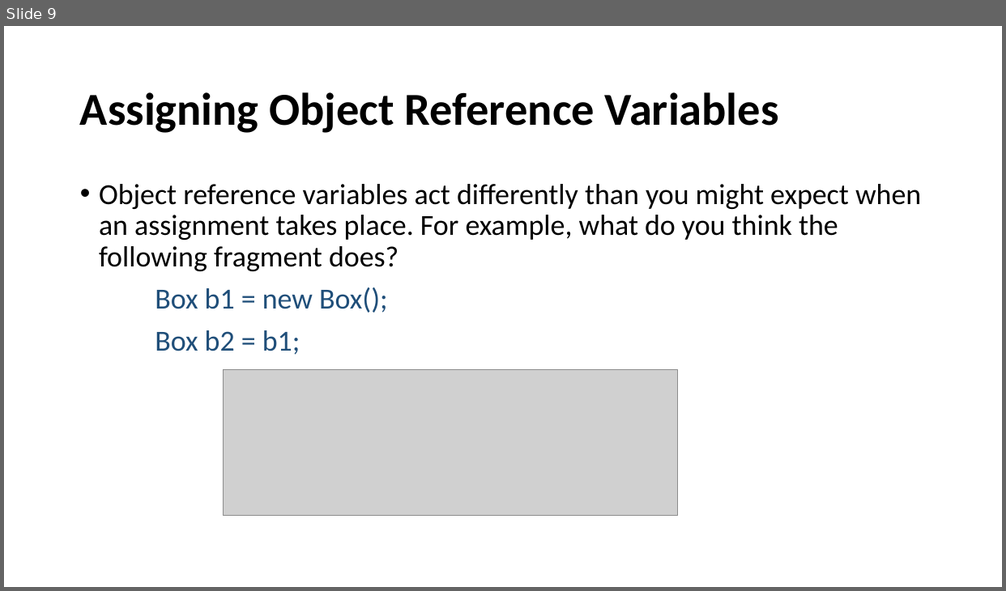
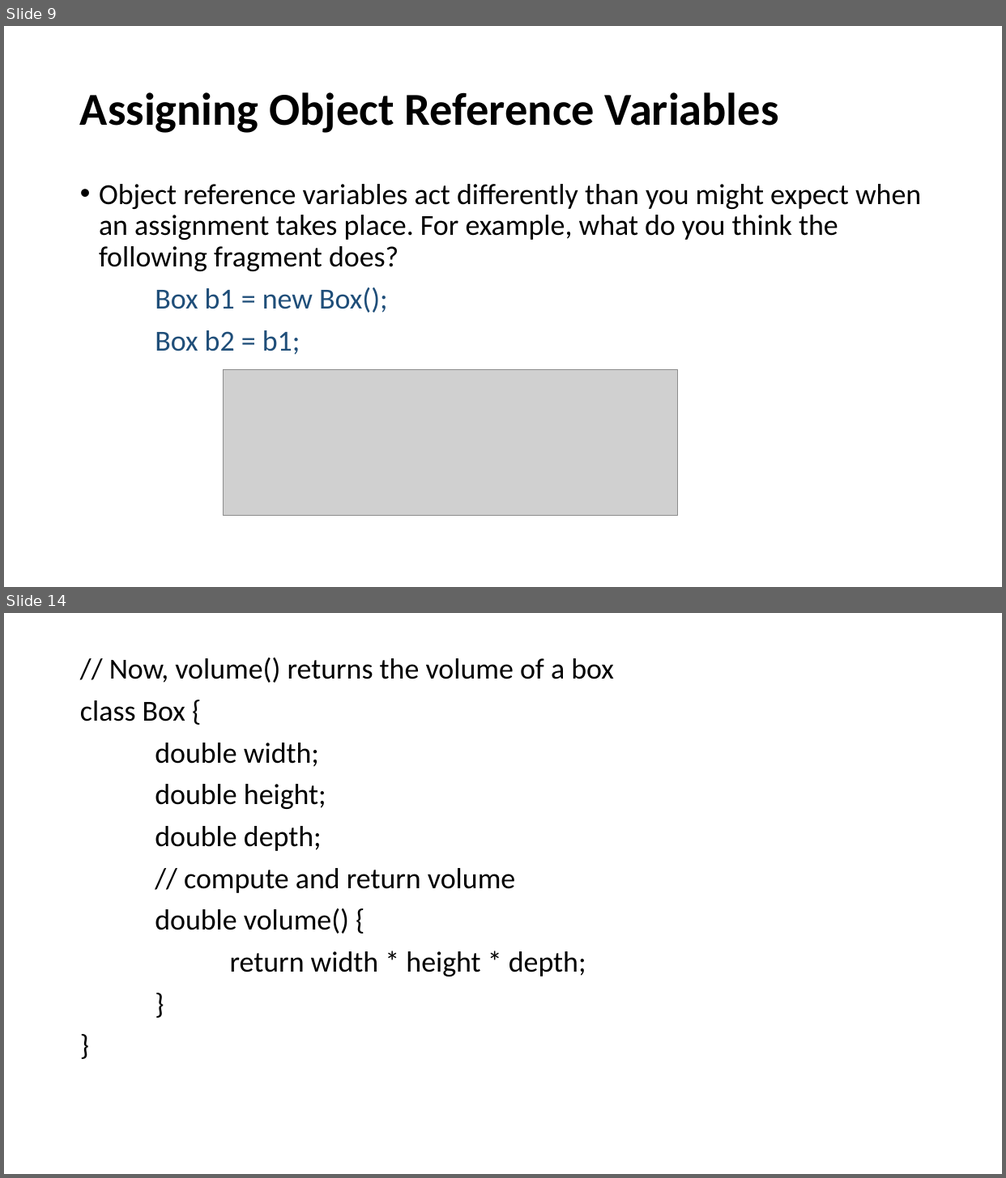
Before and after one commit to Praju-11/Java_Arctic, a slide deck: Class.pptx. Shown one above the other, each under a label of ours: slide 9 before the commit, slides 9 and 14 after it; the slides between them are not shown. The pictures are 1006x591 and 1006x1178 pixels, drawn with LibreOffice and Linux fonts; fonts in the diff are those of the drawing; grey boxes stand for pictures. Boxes give left, top, right and bottom in pixels: in the first picture for what was removed or moved away, otherwise in the second. Text is boxed around its words. In the diff, an @@ line names an element or a change of style, - is before the commit and + after.

```diff
--- a/Class.pptx
+++ b/Class.pptx
@@ slide 14 added at box(4, 613, 1002, 1174), background #FFFFFF @@
@@ text added at box(80, 658, 614, 977), 28 pt, text #000000 @@
+// Now, volume() returns the volume of a box
+class Box {
+double width;
+double height;
+double depth;
+// compute and return volume
+double volume() {
+return width * height * depth;
+}
+}
```
Also in this commit, not shown: 20 other slides added, 1 other file.
